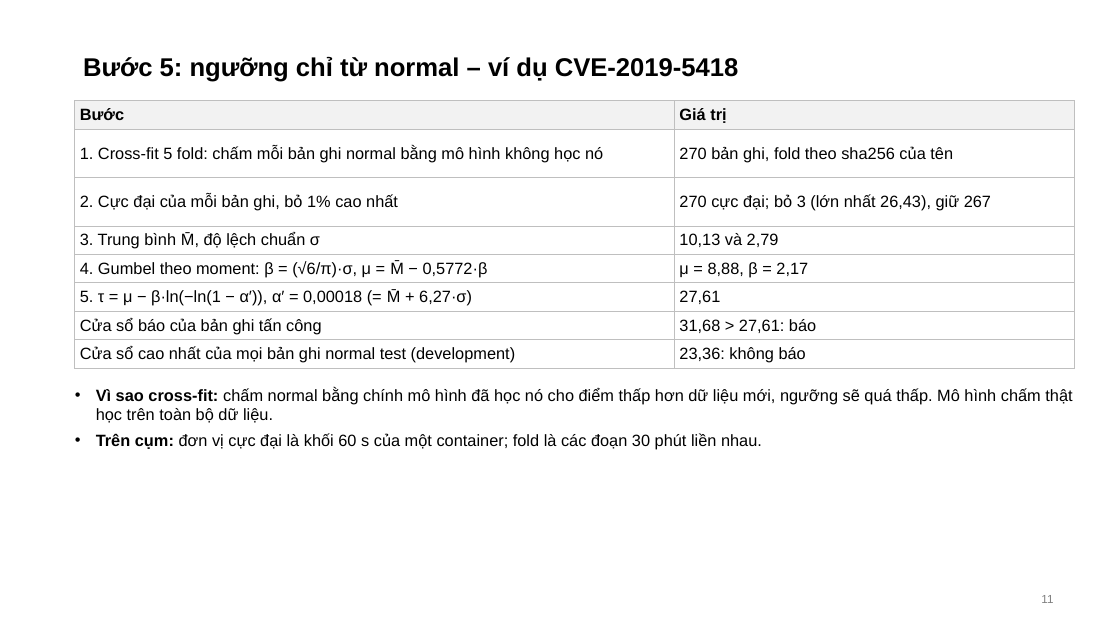
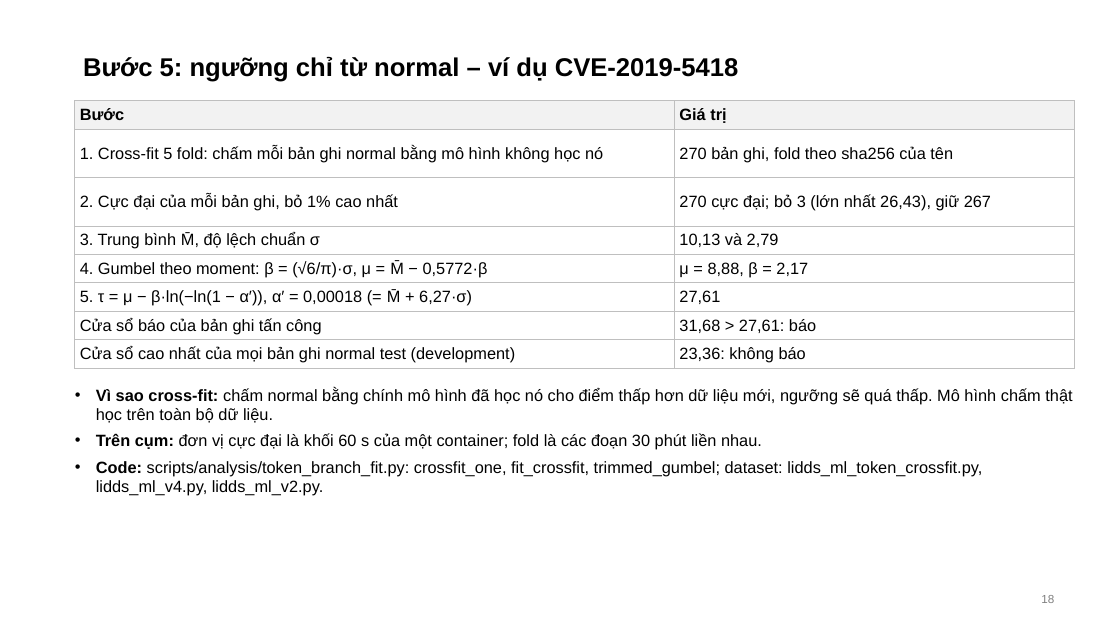
Before and after one commit to tndat-dev/eBPF-project, a slide deck: slide 18 of docs/Slide-runtime_security(13_11).pptx (slide 11 before the commit). Drawn at 1120x630 pixels with LibreOffice and Linux fonts; fonts in the diff are those of the drawing. Boxes give left, top, right and bottom in pixels: in the first picture for what was removed or moved away, otherwise in the second. Text is boxed around its words. In the diff, an @@ line names an element or a change of style, - is before the commit and + after.

Commit message:
ml-final-study-v1 A-D receipts (live recall holds without launch grams; operator activity, empirical threshold and the rate signal miss their registered criteria; lidds-ml-v5 stays) and probe load; meeting 13/11 report edited on the owner's version (owner edits kept): architecture and probe figures, probe attach points with code, select1f/probe1f, events and 4-grams, code of each part, section 8.5; deck 31 slides; builders in docs/meetings/2026-11-13

```diff
--- a/docs/Slide-runtime_security(13_11).pptx
+++ b/docs/Slide-runtime_security(13_11).pptx
@@ text at (x1=96, y1=461, x2=982, y2=496): paragraph added @@
+• Code: scripts/analysis/token_branch_fit.py: crossfit_one, fit_crossfit, trimmed_gumbel; dataset: lidds_ml_token_crossfit.py, lidds_ml_v4.py, lidds_ml_v2.py.
@@ page number at (x1=1041, y1=595, x2=1054, y2=603): text changed @@
-11
+18
```
Also in this commit, not shown: 15 other slides changed, 8 slides added, 18 other files.
